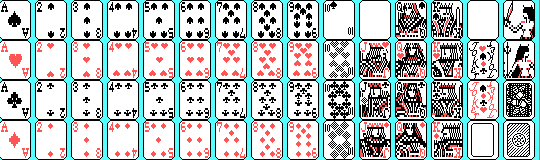
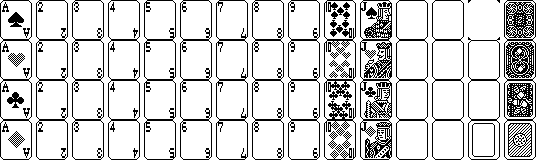
Comparing the layer stacks of the two 540×160 images. Changes:
removed layer "monochrome card deck.png copy #9" over [330, 110, 339, 119]
removed layer "monochrome card deck.png copy #8" over [340, 110, 349, 119]
removed layer "monochrome card deck.png copy #7" over [335, 104, 344, 113]
removed layer "monochrome card deck.png copy #6" over [342, 100, 351, 109]
removed layer "monochrome card deck.png copy #5" over [328, 100, 337, 109]
removed layer "monochrome card deck.png copy #4" over [328, 91, 337, 100]
removed layer "monochrome card deck.png copy #3" over [342, 91, 351, 100]
removed layer "monochrome card deck.png copy #2" over [335, 87, 344, 96]
removed layer "monochrome card deck.png copy #1" over [340, 81, 349, 90]
removed layer "monochrome card deck.png copy" over [330, 81, 339, 90]
removed layer "monochrome card deck.png copy #10" over [330, 1, 337, 9]
removed layer "Background copy #1" over [325, 84, 353, 115]
removed layer "Background copy" over [325, 4, 353, 35]
removed layer "Background copy #2" over [325, 124, 353, 155]
removed layer "Background copy #3" over [341, 52, 350, 59]
removed layer "Background copy #4" over [329, 52, 338, 59]
removed layer "Background copy #12" over [342, 131, 351, 140]
removed layer "Background copy #11" over [328, 131, 337, 140]
removed layer "Background copy #10" over [335, 127, 344, 136]
removed layer "monochrome card deck.png copy #13" over [340, 121, 349, 130]
painted on "Background" over [0, 0, 540, 160]
